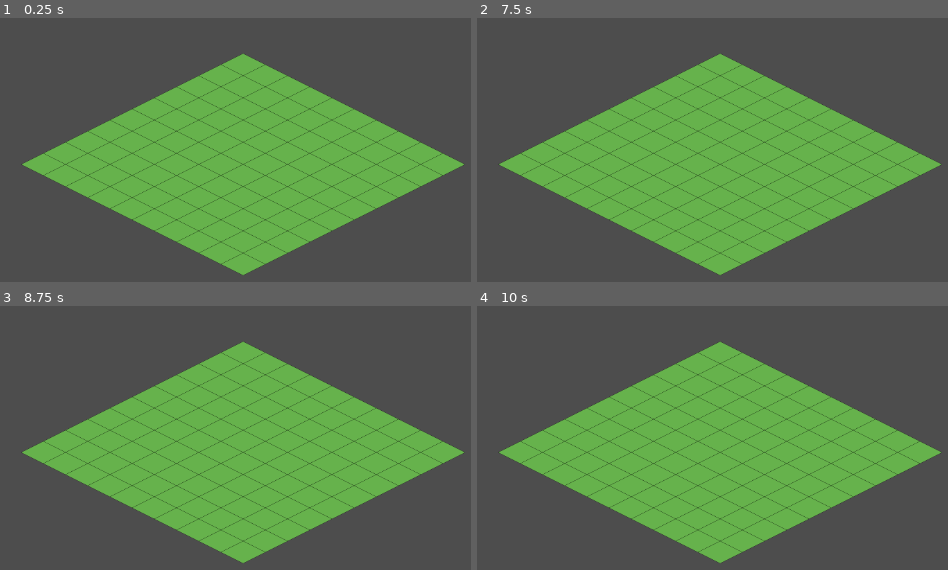
Above: before the commit, frames 1-4 (two rows, left to right).
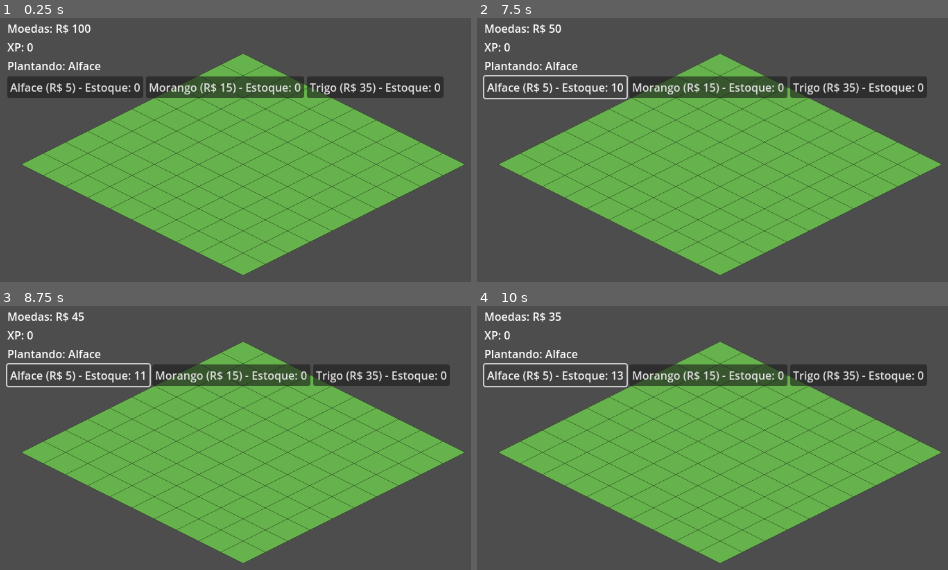
Above: after the commit, the same moments.

Repository: ljoaoml/MiniGames
Game: Godot game, scene res://scenes/main.tscn
Same seed, same stepped clock (60 frames per second), same inputs: the game is played once before the commit and once after it.
Inputs (mouse positions are in pixels of both pictures, inside the frame that each line leads up to):
- Up to frame 1 (0.25 s): no input
- Up to frame 2 (7.5 s): click (552, 86) at 0.5 s, where only the run after the commit has a clickable "Alface (R$ 5) - Estoque: 0"; click (552, 86) at 1.25 s, where only the run after the commit has a clickable "Alface (R$ 5) - Estoque: 1"; click (552, 86) at 2 s, where only the run after the commit has a clickable "Alface (R$ 5) - Estoque: 2"; click (552, 86) at 2.75 s, where only the run after the commit has a clickable "Alface (R$ 5) - Estoque: 3"; click (552, 86) at 3.5 s, where only the run after the commit has a clickable "Alface (R$ 5) - Estoque: 4"; click (552, 86) at 4.25 s, where only the run after the commit has a clickable "Alface (R$ 5) - Estoque: 5"; click (552, 86) at 5 s, where only the run after the commit has a clickable "Alface (R$ 5) - Estoque: 6"; click (552, 86) at 5.75 s, where only the run after the commit has a clickable "Alface (R$ 5) - Estoque: 7"; click (552, 86) at 6.5 s, where only the run after the commit has a clickable "Alface (R$ 5) - Estoque: 8"; click (552, 86) at 7.25 s, where only the run after the commit has a clickable "Alface (R$ 5) - Estoque: 9"
- Up to frame 3 (8.75 s): click (80, 374) at 8 s, where only the run after the commit has a clickable "Alface (R$ 5) - Estoque: 10"
- Up to frame 4 (10 s): click (557, 374) at 8.75 s, where only the run after the commit has a clickable "Alface (R$ 5) - Estoque: 11"; click (557, 374) at 9.5 s, where only the run after the commit has a clickable "Alface (R$ 5) - Estoque: 12"

The runs differ from the first frame. In frame 1, 7.6% of the frame differs, in the area x 1-95%, y 2-31%; in frame 2, 6.5%; in frame 3, 6.5%; in frame 4, 6.5%.

Commit message:
Add HUD, seed shop, multiple crops, and wither mechanic
- New Economy and Crops autoloads: coins, XP, per-crop seed
  inventory, and crop data (Alface/Morango/Trigo, values from
  Tabelas.md, growth times still at test scale in seconds).
- HUD scene with coin/XP labels, a "planting" indicator, and a
  3-button seed shop (buy deducts coins and selects that crop for
  planting).
- Tile now tracks its own crop_id and cycles through
  empty -> tilled -> planted -> ready -> withered/harvested.
  Harvesting or clearing a withered plant leaves an infertile tile
  (distinct from grass) that needs to be tilled again before
  replanting, instead of reverting to grass.
- Wither mechanic: a ready crop left uncollected for its own growth
  time turns withered per Descricao do jogo.md's rule.

Co-Authored-By: Claude Sonnet 5 <noreply@anthropic.com>
Claude-Session: https://claude.ai/code/session_01UY2kysC5sGBjWqGkPsMsRx

Diff:
--- a/project.godot
+++ b/project.godot
@@ -14,6 +14,11 @@
 run/main_scene="res://scenes/main.tscn"
 config/features=PackedStringArray("4.3", "GL Compatibility")
 
+[autoload]
+
+Crops="*res://scripts/data/crops.gd"
+Economy="*res://scripts/data/economy.gd"
+
 [rendering]
 
 renderer/rendering_method="gl_compatibility"
--- a/scenes/main.tscn
+++ b/scenes/main.tscn
@@ -1,8 +1,11 @@
-[gd_scene load_steps=2 format=3 uid="uid://bqk4x8n2h5vwm"]
+[gd_scene load_steps=3 format=3 uid="uid://bqk4x8n2h5vwm"]
 
 [ext_resource type="PackedScene" path="res://scenes/world/farm_grid.tscn" id="1_farm"]
+[ext_resource type="PackedScene" path="res://scenes/ui/hud.tscn" id="2_hud"]
 
 [node name="Main" type="Node2D"]
 
 [node name="FarmGrid" parent="." instance=ExtResource("1_farm")]
 position = Vector2(320, 60)
+
+[node name="HUD" parent="." instance=ExtResource("2_hud")]
--- /dev/null
+++ b/scenes/ui/hud.tscn
@@ -0,0 +1,44 @@
+[gd_scene load_steps=2 format=3 uid="uid://b2f8h5x3q7wke"]
+
+[ext_resource type="Script" path="res://scripts/ui/hud.gd" id="1_hud"]
+
+[node name="HUD" type="CanvasLayer"]
+script = ExtResource("1_hud")
+
+[node name="Margin" type="MarginContainer" parent="."]
+offset_right = 420.0
+offset_bottom = 160.0
+theme_override_constants/margin_left = 12
+theme_override_constants/margin_top = 12
+theme_override_constants/margin_right = 12
+theme_override_constants/margin_bottom = 12
+
+[node name="VBox" type="VBoxContainer" parent="Margin"]
+layout_mode = 2
+
+[node name="CoinsLabel" type="Label" parent="Margin/VBox"]
+layout_mode = 2
+text = "Moedas: R$ 0"
+
+[node name="XPLabel" type="Label" parent="Margin/VBox"]
+layout_mode = 2
+text = "XP: 0"
+
+[node name="SelectedLabel" type="Label" parent="Margin/VBox"]
+layout_mode = 2
+text = "Plantando: -"
+
+[node name="Shop" type="HBoxContainer" parent="Margin/VBox"]
+layout_mode = 2
+
+[node name="AlfaceButton" type="Button" parent="Margin/VBox/Shop"]
+layout_mode = 2
+text = "Alface (R$ 5) - Estoque: 0"
+
+[node name="MorangoButton" type="Button" parent="Margin/VBox/Shop"]
+layout_mode = 2
+text = "Morango (R$ 15) - Estoque: 0"
+
+[node name="TrigoButton" type="Button" parent="Margin/VBox/Shop"]
+layout_mode = 2
+text = "Trigo (R$ 35) - Estoque: 0"
--- /dev/null
+++ b/scripts/data/crops.gd
@@ -0,0 +1,10 @@
+extends Node
+
+# Valores de venda/custo/XP vindos de Tabelas.md (N1: Alface, Morango, Trigo).
+# growth_time está em SEGUNDOS para facilitar teste manual — os valores reais
+# da tabela (45 min / 4h / 12h) entram quando o balanceamento for revisado.
+const CROPS := {
+	"alface": {"name": "Alface", "cost": 5, "sell_value": 13, "xp": 1, "growth_time": 10.0},
+	"morango": {"name": "Morango", "cost": 15, "sell_value": 35, "xp": 2, "growth_time": 15.0},
+	"trigo": {"name": "Trigo", "cost": 35, "sell_value": 75, "xp": 3, "growth_time": 20.0},
+}
--- /dev/null
+++ b/scripts/data/economy.gd
@@ -0,0 +1,37 @@
+extends Node
+
+signal coins_changed(coins: int)
+signal xp_changed(xp: int)
+signal inventory_changed(crop_id: String, count: int)
+signal selected_crop_changed(crop_id: String)
+
+var coins: int = 100
+var xp: int = 0
+var seed_inventory: Dictionary = {}
+var selected_crop: String = "alface"
+
+func _ready() -> void:
+	for crop_id in Crops.CROPS.keys():
+		seed_inventory[crop_id] = 0
+
+func buy_seed(crop_id: String) -> bool:
+	var data: Dictionary = Crops.CROPS[crop_id]
+	if coins < data.cost:
+		return false
+	coins -= data.cost
+	seed_inventory[crop_id] += 1
+	selected_crop = crop_id
+	coins_changed.emit(coins)
+	inventory_changed.emit(crop_id, seed_inventory[crop_id])
+	selected_crop_changed.emit(crop_id)
+	return true
+
+func consume_seed(crop_id: String) -> void:
+	seed_inventory[crop_id] -= 1
+	inventory_changed.emit(crop_id, seed_inventory[crop_id])
+
+func add_harvest(sell_value: int, xp_gain: int) -> void:
+	coins += sell_value
+	xp += xp_gain
+	coins_changed.emit(coins)
+	xp_changed.emit(xp)
--- a/scripts/grid/tile.gd
+++ b/scripts/grid/tile.gd
@@ -1,17 +1,16 @@
 extends Node2D
 
-enum State { EMPTY, TILLED, PLANTED, READY }
+enum State { EMPTY, TILLED, PLANTED, READY, WITHERED, INFERTILE }
 
 const COLOR_EMPTY := Color(0.4, 0.7, 0.3)
 const COLOR_TILLED := Color(0.55, 0.35, 0.15)
+const COLOR_INFERTILE := Color(0.42, 0.38, 0.32)
 const COLOR_PLANT_GROWING := Color(0.55, 0.75, 0.25)
 const COLOR_PLANT_READY := Color(0.9, 0.85, 0.15)
-
-# Tempo de crescimento da Alface: valor real na Tabelas.md é 45 min.
-# Usando 10s aqui só para testar o ciclo de plantio/colheita mais rápido.
-const GROWTH_TIME := 10.0
+const COLOR_PLANT_WITHERED := Color(0.35, 0.3, 0.25)
 
 var state: State = State.EMPTY
+var crop_id: String = ""
 var growth_timer: float = 0.0
 
 @onready var polygon: Polygon2D = $Polygon2D
@@ -23,12 +22,23 @@
 	_update_visual()
 
 func _process(delta: float) -> void:
-	if state == State.PLANTED:
-		growth_timer += delta
-		if growth_timer >= GROWTH_TIME:
-			growth_timer = GROWTH_TIME
-			state = State.READY
-		_update_visual()
+	match state:
+		State.PLANTED:
+			growth_timer += delta
+			if growth_timer >= _growth_time():
+				growth_timer = 0.0
+				state = State.READY
+			_update_visual()
+		State.READY:
+			# Regra do design: mesmo tempo de maturação como prazo pra colher
+			# antes de murchar (Descricao do jogo.md).
+			growth_timer += delta
+			if growth_timer >= _growth_time():
+				state = State.WITHERED
+				_update_visual()
+
+func _growth_time() -> float:
+	return Crops.CROPS[crop_id].growth_time if crop_id != "" else 0.0
 
 func _on_area_input_event(_viewport: Node, event: InputEvent, _shape_idx: int) -> void:
 	if event is InputEventMouseButton and event.pressed and event.button_index == MOUSE_BUTTON_LEFT:
@@ -39,27 +49,53 @@
 		State.EMPTY:
 			state = State.TILLED
 		State.TILLED:
-			state = State.PLANTED
-			growth_timer = 0.0
+			_try_plant()
 		State.PLANTED:
 			pass # ainda crescendo, clique não faz nada
 		State.READY:
 			_harvest()
+		State.WITHERED:
+			crop_id = ""
+			state = State.INFERTILE
+		State.INFERTILE:
+			state = State.TILLED
 	_update_visual()
 
+func _try_plant() -> void:
+	var selected: String = Economy.selected_crop
+	if Economy.seed_inventory.get(selected, 0) <= 0:
+		print("Sem sementes de %s. Compre na loja." % selected)
+		return
+	Economy.consume_seed(selected)
+	crop_id = selected
+	growth_timer = 0.0
+	state = State.PLANTED
+
 func _harvest() -> void:
-	print("Colheita de Alface! (+R$ 13, +1 XP)")
-	state = State.TILLED
-	growth_timer = 0.0
+	var data: Dictionary = Crops.CROPS[crop_id]
+	Economy.add_harvest(data.sell_value, data.xp)
+	print("Colheita de %s! (+R$ %d, +%d XP)" % [data.name, data.sell_value, data.xp])
+	crop_id = ""
+	# Terreno usado não volta a virar grama: fica infértil até arar de novo.
+	state = State.INFERTILE
 
 func _update_visual() -> void:
-	polygon.color = COLOR_TILLED if state != State.EMPTY else COLOR_EMPTY
+	if state == State.EMPTY:
+		polygon.color = COLOR_EMPTY
+	elif state == State.INFERTILE:
+		polygon.color = COLOR_INFERTILE
+	else:
+		polygon.color = COLOR_TILLED
 
-	plant.visible = state == State.PLANTED or state == State.READY
-	if state == State.PLANTED:
-		var progress := growth_timer / GROWTH_TIME
-		plant.scale = Vector2.ONE * lerp(0.2, 1.0, progress)
-		plant.color = COLOR_PLANT_GROWING
-	elif state == State.READY:
-		plant.scale = Vector2.ONE
-		plant.color = COLOR_PLANT_READY
+	plant.visible = state == State.PLANTED or state == State.READY or state == State.WITHERED
+	match state:
+		State.PLANTED:
+			var progress: float = growth_timer / _growth_time()
+			plant.scale = Vector2.ONE * lerp(0.2, 1.0, progress)
+			plant.color = COLOR_PLANT_GROWING
+		State.READY:
+			plant.scale = Vector2.ONE
+			plant.color = COLOR_PLANT_READY
+		State.WITHERED:
+			plant.scale = Vector2.ONE * 0.8
+			plant.color = COLOR_PLANT_WITHERED
--- /dev/null
+++ b/scripts/ui/hud.gd
@@ -0,0 +1,46 @@
+extends CanvasLayer
+
+@onready var coins_label: Label = $Margin/VBox/CoinsLabel
+@onready var xp_label: Label = $Margin/VBox/XPLabel
+@onready var selected_label: Label = $Margin/VBox/SelectedLabel
+@onready var buttons: Dictionary = {
+	"alface": $Margin/VBox/Shop/AlfaceButton,
+	"morango": $Margin/VBox/Shop/MorangoButton,
+	"trigo": $Margin/VBox/Shop/TrigoButton,
+}
+
+func _ready() -> void:
+	Economy.coins_changed.connect(_on_coins_changed)
+	Economy.xp_changed.connect(_on_xp_changed)
+	Economy.inventory_changed.connect(_on_inventory_changed)
+	Economy.selected_crop_changed.connect(_on_selected_crop_changed)
+
+	for crop_id in buttons.keys():
+		buttons[crop_id].pressed.connect(_on_buy_pressed.bind(crop_id))
+		_update_button_text(crop_id)
+
+	_on_coins_changed(Economy.coins)
+	_on_xp_changed(Economy.xp)
+	_on_selected_crop_changed(Economy.selected_crop)
+
+func _on_buy_pressed(crop_id: String) -> void:
+	if not Economy.buy_seed(crop_id):
+		print("Moedas insuficientes para comprar semente de %s." % crop_id)
+
+func _on_coins_changed(coins: int) -> void:
+	coins_label.text = "Moedas: R$ %d" % coins
+
+func _on_xp_changed(xp: int) -> void:
+	xp_label.text = "XP: %d" % xp
+
+func _on_inventory_changed(crop_id: String, _count: int) -> void:
+	_update_button_text(crop_id)
+
+func _on_selected_crop_changed(crop_id: String) -> void:
+	var data: Dictionary = Crops.CROPS[crop_id]
+	selected_label.text = "Plantando: %s" % data.name
+
+func _update_button_text(crop_id: String) -> void:
+	var data: Dictionary = Crops.CROPS[crop_id]
+	var count: int = Economy.seed_inventory.get(crop_id, 0)
+	buttons[crop_id].text = "%s (R$ %d) - Estoque: %d" % [data.name, data.cost, count]
